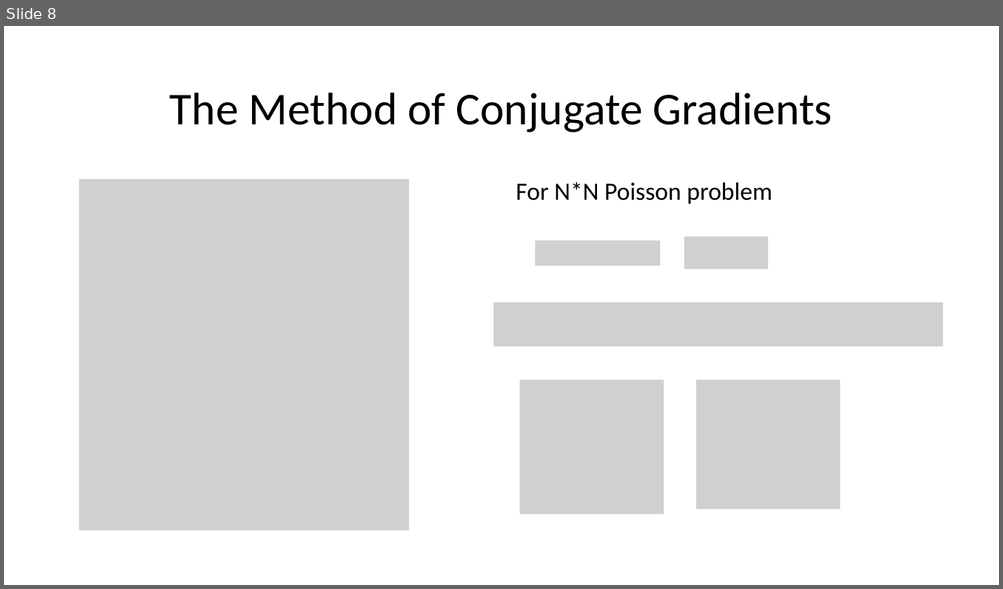
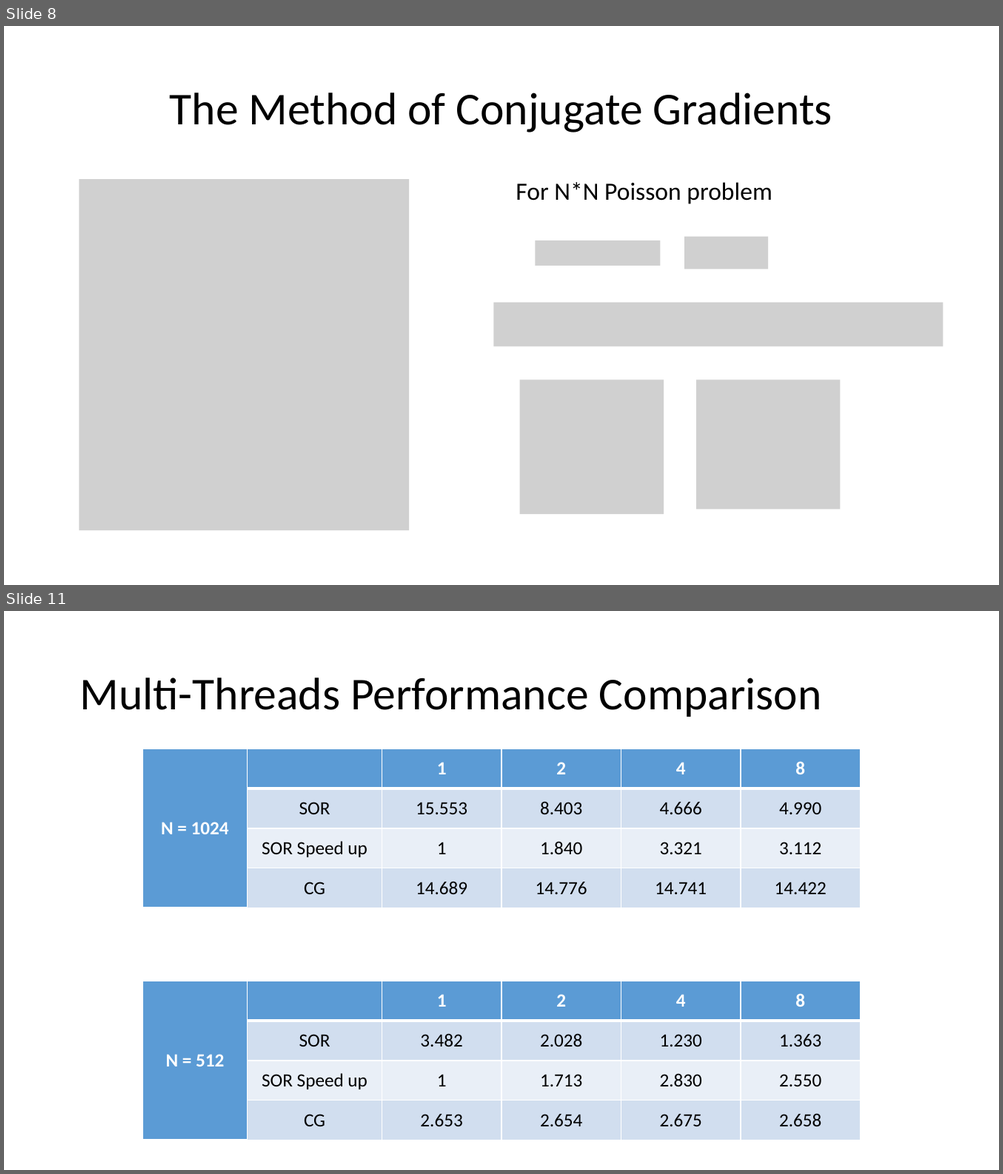
Before and after one commit to Jun7414/Conjugate-Gradient-Poisson-Solver, a slide deck: Final Project - Conjugate Gradient method.pptx. Shown one above the other, each under a label of ours: slide 8 before the commit, slides 8 and 11 after it; the slides between them are not shown. The pictures are 1003x589 and 1003x1174 pixels, drawn with LibreOffice and Linux fonts; fonts in the diff are those of the drawing; grey boxes stand for pictures. Boxes give left, top, right and bottom in pixels: in the first picture for what was removed or moved away, otherwise in the second. Text is boxed around its words. In the diff, an @@ line names an element or a change of style, - is before the commit and + after.

```diff
--- a/Final Project - Conjugate Gradient method.pptx
+++ b/Final Project - Conjugate Gradient method.pptx
@@ slide 11 added at bbox=[4, 611, 999, 1170], background #FFFFFF @@
@@ title added at bbox=[79, 678, 822, 717], 44 pt, text #000000 @@
+Multi-Threads Performance Comparison
@@ table added at bbox=[143, 749, 859, 908], 4 rows, 6 columns @@
+N = 1024 |  | 1 | 2 | 4 | 8
+ | SOR | 15.553 | 8.403 | 4.666 | 4.990
+ | SOR Speed up | 1 | 1.840 | 3.321 | 3.112
+ | CG | 14.689 | 14.776 | 14.741 | 14.422
@@ table added at bbox=[143, 981, 859, 1141], 4 rows, 6 columns @@
+N = 512 |  | 1 | 2 | 4 | 8
+ | SOR | 3.482 | 2.028 | 1.230 | 1.363
+ | SOR Speed up | 1 | 1.713 | 2.830 | 2.550
+ | CG | 2.653 | 2.654 | 2.675 | 2.658
```
Also in this commit, not shown: 1 slide changed, 4 other slides added, 2 slides removed, 3 other files.
